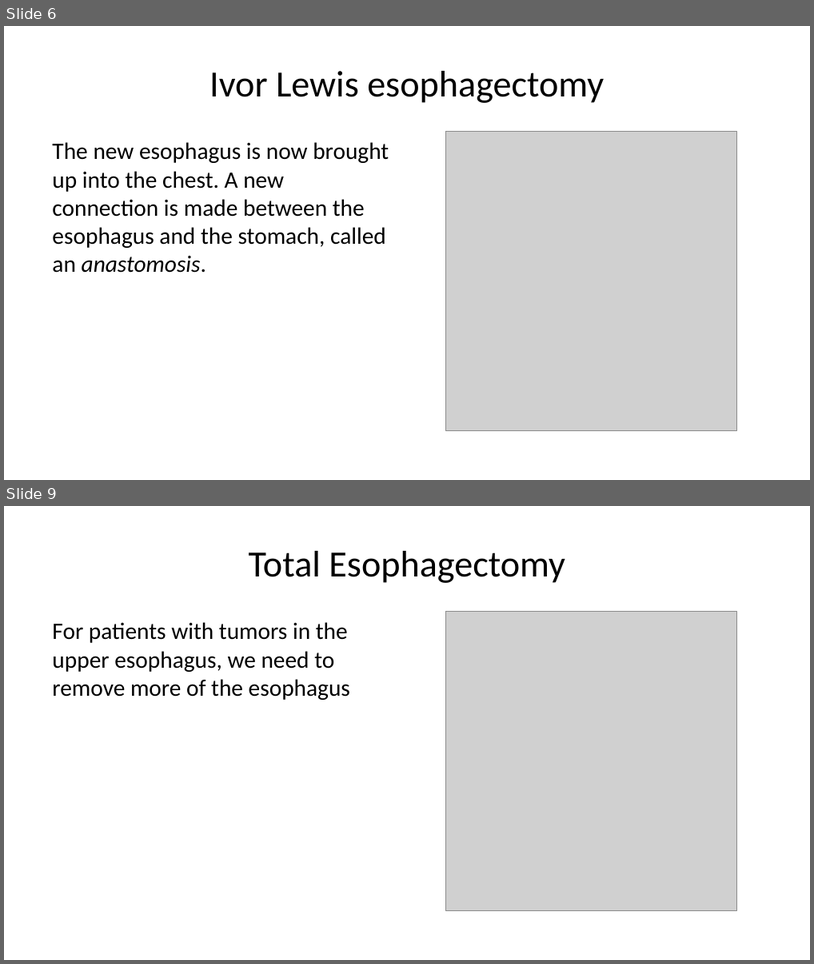
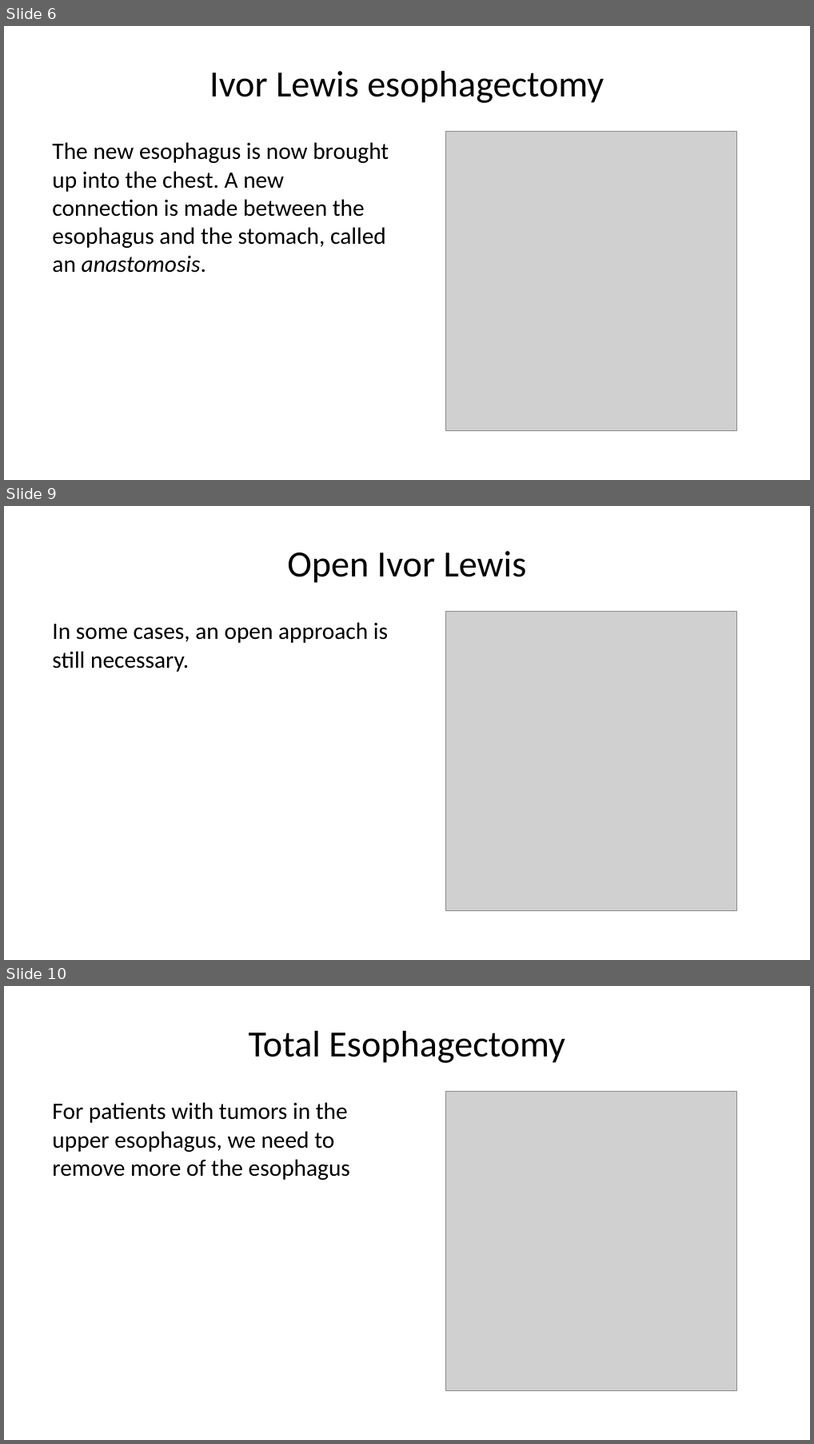
Before and after one commit to jcsalo/patient_education, a slide deck: lci_surgery.pptx. Shown one above the other, each under a label of ours: slides 6 and 9 before the commit, slides 6, 9 and 10 after it; the slides between them are not shown. The pictures are 814x964 and 814x1444 pixels, drawn with LibreOffice and Linux fonts; fonts in the diff are those of the drawing; grey boxes stand for pictures. Boxes give left, top, right and bottom in pixels: in the first picture for what was removed or moved away, otherwise in the second. Text is boxed around its words. In the diff, an @@ line names an element or a change of style, - is before the commit and + after.

```diff
--- a/lci_surgery.pptx
+++ b/lci_surgery.pptx
@@ slide 9 added at [4, 506, 810, 960], background #FFFFFF @@
@@ title added at [287, 551, 527, 583], 33 pt, text #000000 @@
+Open Ivor Lewis
@@ text added at [52, 622, 388, 672], 21 pt, text #000000 @@
+In some cases, an open approach is still necessary.
@@ picture added at [446, 612, 738, 911] @@
@@ what was slide 9 is now slide 10 @@
```
Also in this commit, not shown: 4 slides changed, 29 other files.
